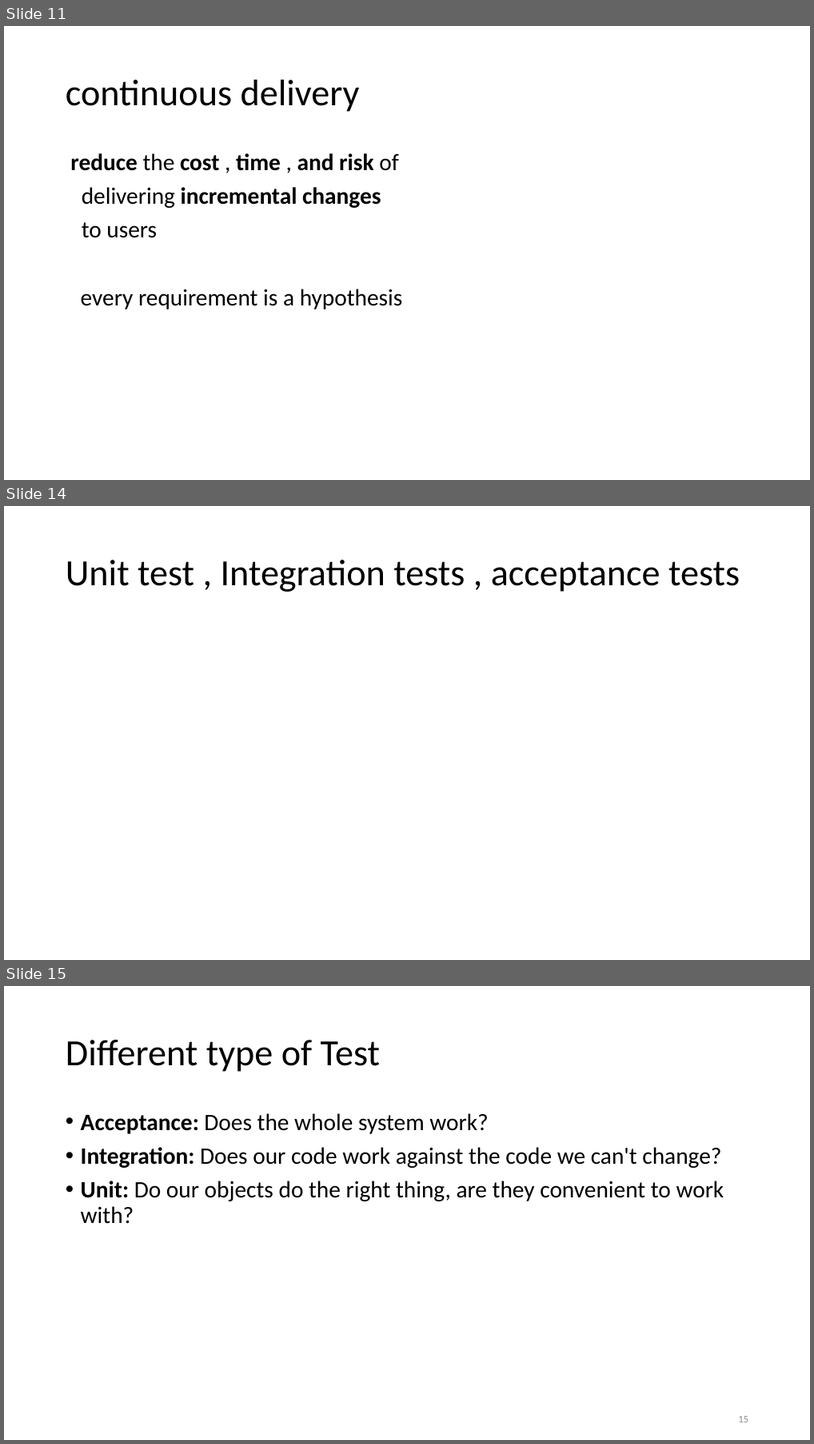
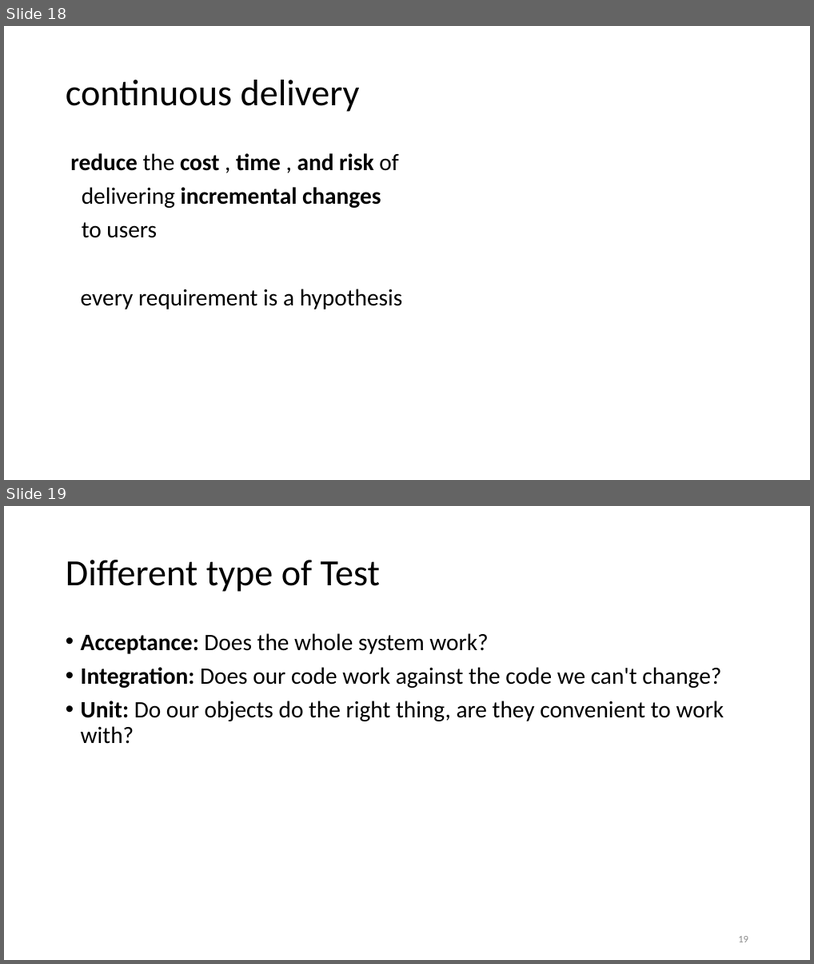
Before and after one commit to SunilPrasad/GithubRepo, a slide deck: TDDExamples/Persentation/TDD.pptx. Shown one above the other, each under a label of ours: slides 11, 14 and 15 before the commit, slides 18 and 19 after it; the slides between them are not shown. The pictures are 814x1444 and 814x964 pixels, drawn with LibreOffice and Linux fonts; fonts in the diff are those of the drawing. Boxes give left, top, right and bottom in pixels: in the first picture for what was removed or moved away, otherwise in the second. Text is boxed around its words. In the diff, an @@ line names an element or a change of style, - is before the commit and + after.

```diff
--- a/TDDExamples/Persentation/TDD.pptx
+++ b/TDDExamples/Persentation/TDD.pptx
@@ slide 14 removed at (x1=4, y1=506, x2=810, y2=960), background #FFFFFF @@
@@ title removed at (x1=66, y1=560, x2=740, y2=592) @@
-Unit test , Integration tests , acceptance tests
@@ what was slide 11 is now slide 18 @@
@@ what was slide 15 is now slide 19 @@
```
Also in this commit, not shown: 4 slides changed, 4 slides added, 11 other slides removed.
